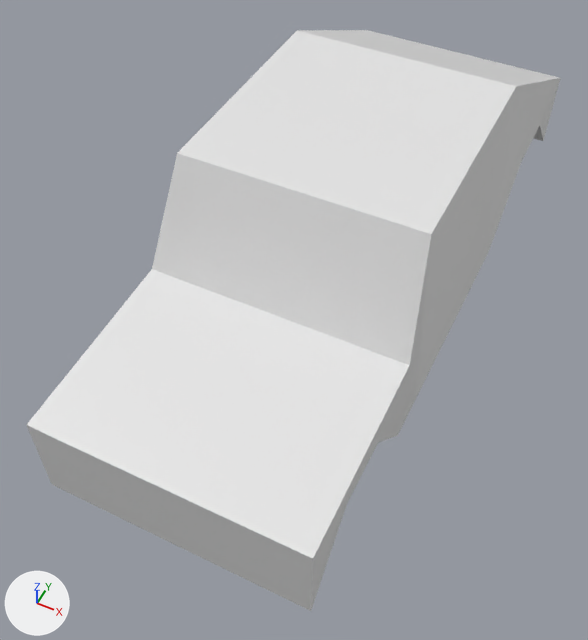
Renders of the Blender file Assets/Models/Cars/Hatchback/Hatchback.blend from each side of a commit.
Both versions are drawn from a 50 mm lens placed at (2.0, -5.06, 5.49), pointed at (-0.1, -0.86, 0.25). The axes (+X, +Y, +Z) are drawn at lower left. The lights are the same throughout.

Objects in the first picture: 'Car'.
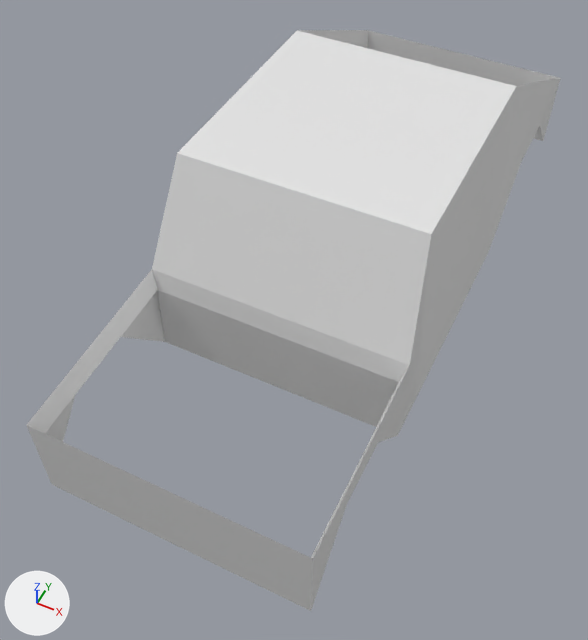
Pixel boxes [x1, y1, x2, y2] of what changed, in the pictures (588 x 640 px; the box of a moved part takes in the faces that stretch with it):
part 1 of me_cube, moved or reshaped
    before: [297, 30, 559, 141]
    after: [297, 30, 559, 86]
part 2 of me_cube, moved or reshaped
    both: [27, 269, 410, 558]

What the commit changed:
me_cube has 28 vertices, 34 faces and spans x -1.1..1.1, y -3.0..3.0, z 0.0..1.8.
me_cube is used by ob_car; location (0.0, 0.0, 0.0).
Verts and faces of me_cube; kept vertices keep their numbers, new ones are numbered from 28.
Before the commit, vertices of me_cube: 0 (1.0, 1.0, 1.8) at pixel (516, 86), 1 (1.1, 1.0, 0.0) at pixel (489, 250), 4 (-1.0, 1.0, 1.8) at pixel (296, 30), 5 (-1.1, 1.0, 0.0), 16 (1.1, 3.0, 0.8) at pixel (560, 77).
Before the commit, vertices of me_cube: 17 (1.1, 3.0, 0.0) at pixel (543, 141), 18 (-1.1, 3.0, 0.8) at pixel (367, 30), 19 (-1.1, 3.0, 0.0), 24 (1.1, 1.67, 0.62) at pixel (521, 161), 25 (1.1, 2.33, 0.62) at pixel (539, 125).
Before the commit, vertices of me_cube: 26 (-1.1, 2.33, 0.62), 27 (-1.1, 1.67, 0.62).
Before the commit, vertices of me_cube: 8 (1.1, -1.4, 0.9) at pixel (409, 365), 9 (1.1, -1.4, 0.0) at pixel (397, 435), 10 (-1.1, -1.4, 0.9) at pixel (151, 269), 11 (-1.1, -1.4, 0.0), 12 (1.1, -3.0, 0.8) at pixel (312, 558).
Before the commit, vertices of me_cube: 13 (1.1, -3.0, 0.0) at pixel (310, 611), 14 (-1.1, -3.0, 0.8) at pixel (26, 424), 15 (-1.1, -3.0, 0.0) at pixel (51, 484), 20 (1.1, -2.47, 0.62) at pixel (347, 503), 21 (1.1, -1.93, 0.62) at pixel (378, 442).
Before the commit, vertices of me_cube: 22 (-1.1, -1.93, 0.62), 23 (-1.1, -2.47, 0.62).
Part 1, on me_cube:
Faces deleted: (17, 25, 26, 19), (0, 16, 18, 4), (1, 5, 27, 24), (24, 27, 26, 25).
New vertex 32 is at (0.96, 1.04, 1.11).
New vertex 33 is at (-0.96, 1.04, 1.11).
New vertex 34 is at (1.06, 2.96, 0.4).
New vertex 35 is at (-1.06, 2.96, 0.4).
New faces: (0, 16, 34, 32), (4, 33, 35, 18), (16, 18, 35, 34), (0, 32, 33, 4).
Part 2, on me_cube:
Faces deleted: (8, 10, 14, 12), (13, 15, 23, 20), (9, 21, 22, 11), (20, 23, 22, 21).
New vertex 28 is at (1.05, -1.44, 0.72), pixel (398, 382).
New vertex 29 is at (-1.05, -1.44, 0.72), pixel (157, 289).
New vertex 30 is at (1.05, -2.96, 0.62).
New vertex 31 is at (-1.05, -2.96, 0.62).
New faces: (10, 14, 31, 29), (8, 28, 30, 12), (12, 30, 31, 14), (8, 10, 29, 28), (9, 28, 29, 11), (13, 15, 31, 30).
